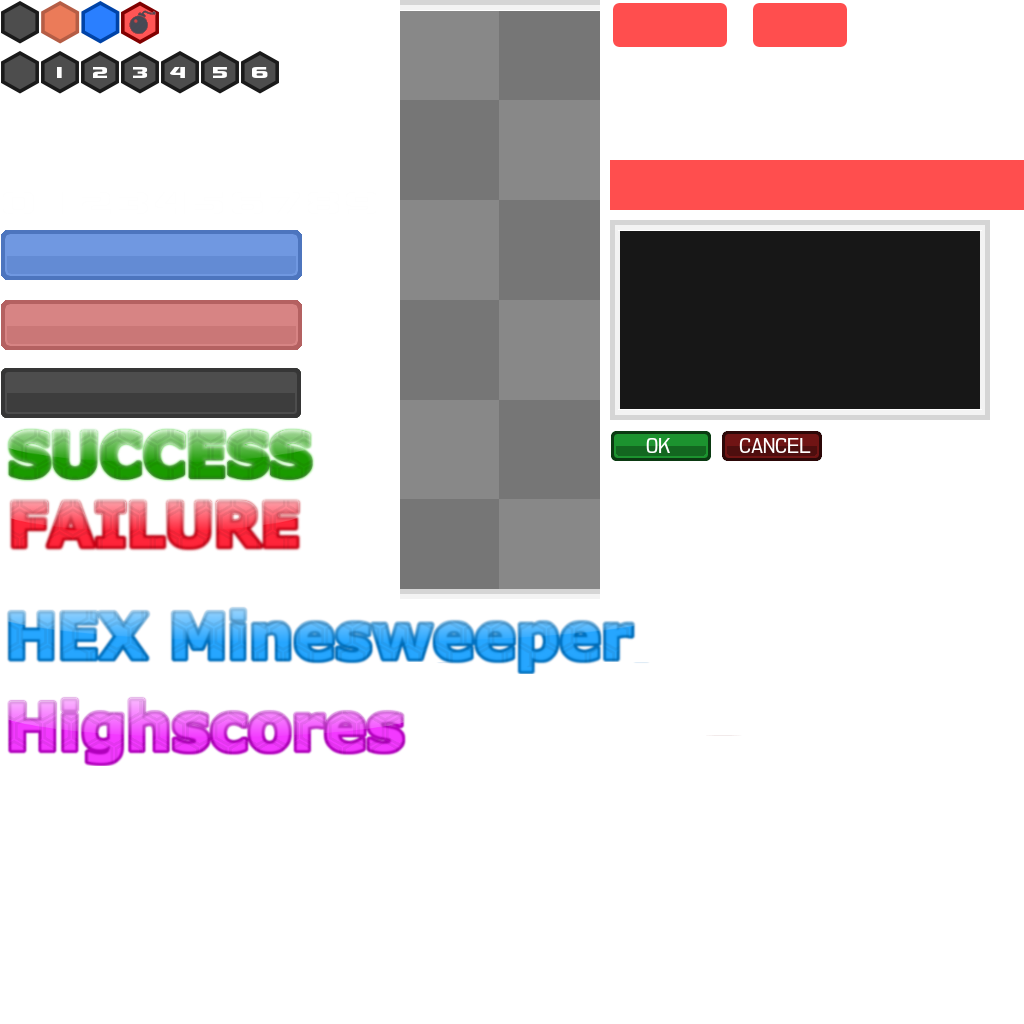
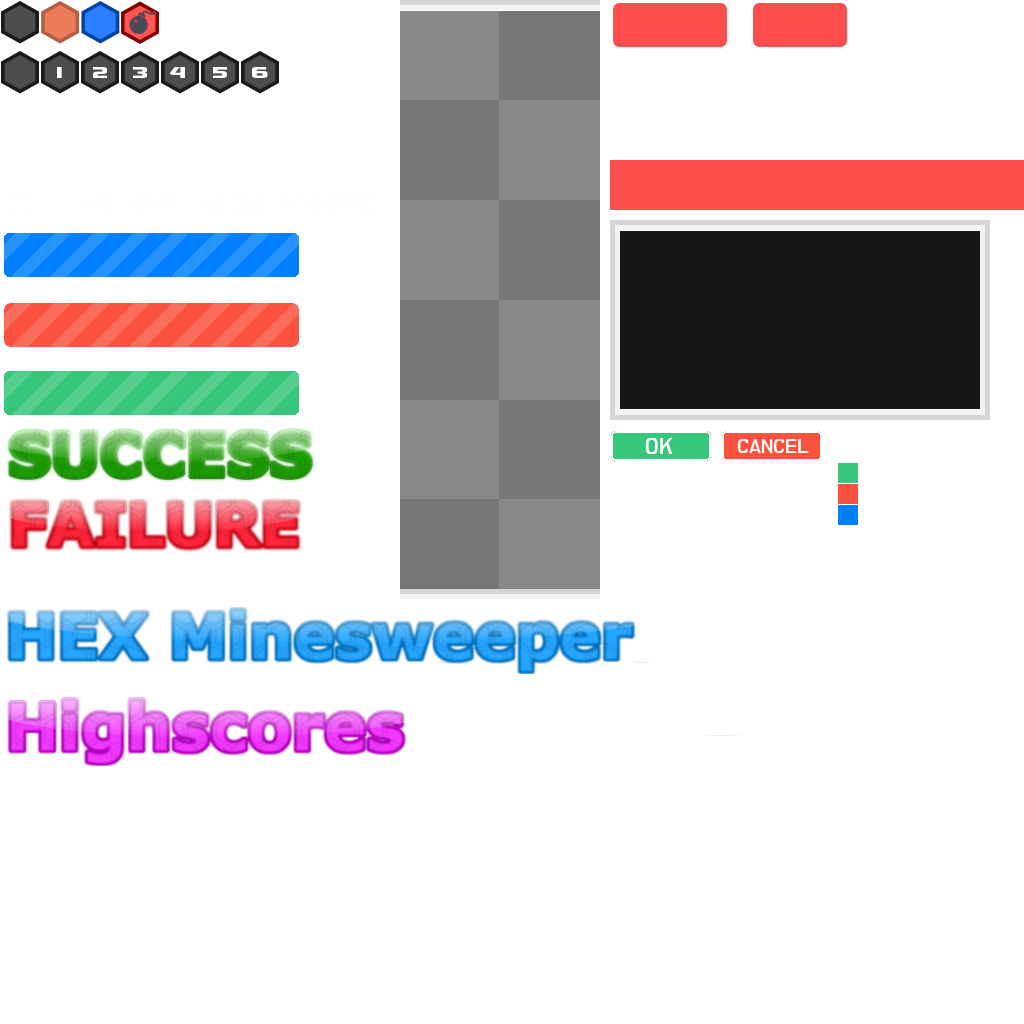
Two versions of the same layered image (1024px x 1024px). Layer-by-layer changes:
added layer "CANCEL" above "OK" over [737, 439, 809, 453]
added layer "OK" above "Ebene #11" over [645, 438, 673, 454]
added layer "Ebene #9" (15%) above "Ebene #7" over [1, 230, 302, 418]
added layer "Ebene #7" above "Ebene #6" over [4, 233, 299, 415]
added layer "Ebene #6" above "Ebene #5" over [1, 230, 302, 418]
added layer "Ebene #5" above "Ebene #4" over [838, 463, 858, 525]
added layer "Ebene #4" above "Ebene #3" over [613, 433, 820, 459]
added layer "Ebene #3" above "Ebene" over [611, 431, 822, 461]
painted on "Ebene #19" over [1, 230, 302, 418]
